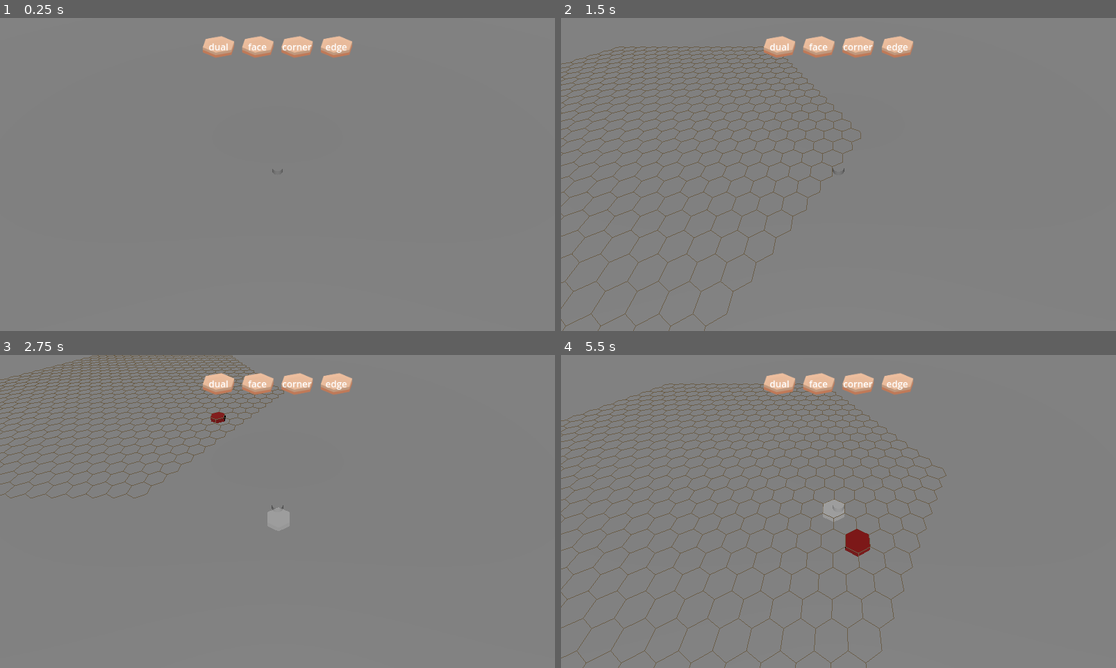
Above: before the commit, frames 1-4 (two rows, left to right).
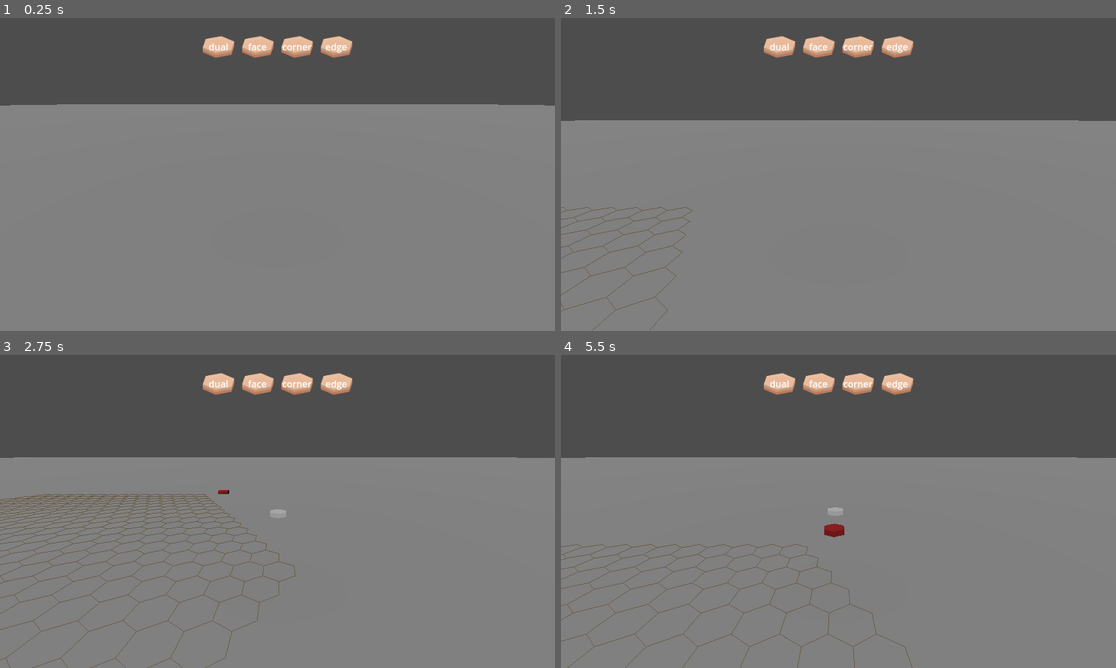
Above: after the commit, the same moments.

Repository: justfordoener/schmuck-of-schmiles
Game: Godot game, scene res://scenes/module_sandbox.tscn
Same seed, same stepped clock (60 frames per second), same inputs: the game is played once before the commit and once after it.
Inputs (mouse positions are in pixels of both pictures, inside the frame that each line leads up to):
- Up to frame 1 (0.25 s): no input
- Up to frame 2 (1.5 s): move the mouse to (960, 158) at 0.52 s; hold D (move_right) 0.53-1.25 s; tap Middle mouse button (rotate) at 0.6 s; click (777, 46) at 1.25 s
- Up to frame 3 (2.75 s): move the mouse to (166, 527) at 2.02 s; hold S (move_back) from 2.03 s (still down); click (166, 527) at 2.1 s; tap Middle mouse button (rotate) at 2.3 s
- Up to frame 4 (5.5 s): move the mouse to (894, 442) at 2.77 s; release S (move_back) at 2.78 s; hold D (move_right) 2.78-3.53 s; tap Z (mouse_wheel_down) at 2.85 s; tap Middle mouse button (rotate) every 0.75 s from 3.05 to 5.3 s; move the mouse to (810, 574) at 3.52 s; hold W (move_forward) 3.53-4.28 s; tap X (mouse_wheel_up) at 3.6 s; move the mouse to (1005, 558) at 4.27 s; hold A (move_left) from 4.28 s (still down); tap Mouse wheel up (move_down) at 4.35 s; move the mouse to (672, 464) at 5.02 s; tap Mouse wheel down (move_up) at 5.1 s

The runs differ from the first frame. In frame 1, 26% of the frame differs, in the area x 0-100%, y 0-50%; in frame 2, 34%; in frame 3, 34%; in frame 4, 35%, in the area x 0-100%, y 0-100%.

Commit message:
#111 Implement Terrain Collision in CC
Current state

Diff:
--- a/scenes/camera.tscn
+++ b/scenes/camera.tscn
@@ -2,16 +2,21 @@
 
 [ext_resource type="Script" uid="uid://bg6hpcnpykqce" path="res://scripts/player_controller/camera.gd" id="1_cvpoc"]
 
-[node name="RTSCamera" type="Node3D" node_paths=PackedStringArray("path")]
+[node name="RTSCamera" type="Node3D"]
 transform = Transform3D(1, 0, 0, 0, 0.99999994, 0, 0, 0, 0.99999994, 0, 0, 0)
 script = ExtResource("1_cvpoc")
-path = NodePath("CameraRotX/CameraZoomPivot/Camera3D")
 
-[node name="CameraRotX" type="Node3D" parent="."]
+[node name="Pivot" type="Node3D" parent="."]
+transform = Transform3D(1, 0, 0, 0, 0.9999999, 0, 0, 0, 0.9999999, 0, 0, 0)
 
-[node name="CameraZoomPivot" type="Node3D" parent="CameraRotX"]
+[node name="CameraRotX" type="Node3D" parent="Pivot"]
 
-[node name="Camera3D" type="Camera3D" parent="CameraRotX/CameraZoomPivot"]
+[node name="CameraZoomPivot" type="Node3D" parent="Pivot/CameraRotX"]
+transform = Transform3D(1, 0, 0, 0, 0.99999994, 0, 0, 0, 0.99999994, 0, 0, 0)
 
-[node name="RayCast3D" type="RayCast3D" parent="CameraRotX/CameraZoomPivot/Camera3D"]
+[node name="Camera3D" type="Camera3D" parent="Pivot/CameraRotX/CameraZoomPivot"]
+transform = Transform3D(1, 0, 0, 0, 1, 0, 0, 0, 1, 0, 8, 0)
+
+[node name="GroundRayCast" type="RayCast3D" parent="Pivot/CameraRotX/CameraZoomPivot/Camera3D"]
+transform = Transform3D(1, 0, 0, 0, 0.99999994, 0, 0, 0, 0.99999994, 0, -8, 0)
 target_position = Vector3(0, 0, -1000)
--- a/scenes/module_sandbox.tscn
+++ b/scenes/module_sandbox.tscn
@@ -103,7 +103,7 @@
 mesh = SubResource("CylinderMesh_6o6k0")
 
 [node name="CameraController" parent="." instance=ExtResource("3_6o6k0")]
-transform = Transform3D(1, 0, 0, 0, 0.819152, 0.5735764, 0, -0.5735764, 0.819152, 0, 12.55012, 15.068784)
+transform = Transform3D(1, 0, 0, 0, 0.99999994, 0, 0, 0, 0.99999994, 0, 12.55012, 15.068784)
 
 [node name="GridManager" parent="." instance=ExtResource("4_jed05")]
 camera_path = NodePath("../CameraController")
--- a/scripts/player_controller/camera.gd
+++ b/scripts/player_controller/camera.gd
@@ -10,6 +10,7 @@
 # rotation
 @export var rotate_keys_speed = 1.5
 var rotate_keys_target: float
+@export var initial_pitch := -35.0
 
 # zoom
 @export var zoom_speed = 3.0
@@ -23,22 +24,24 @@
 # mouse
 @export var mouse_sensitivity = 0.3
 
-@onready var rotation_x = $CameraRotX
-@onready var zoom_pivot = $CameraRotX/CameraZoomPivot
-@onready var camera = $CameraRotX/CameraZoomPivot/Camera3D
+@onready var rotation_x = $Pivot/CameraRotX
+@onready var zoom_pivot = $Pivot/CameraRotX/CameraZoomPivot
+@onready var camera = $Pivot/CameraRotX/CameraZoomPivot/Camera3D
 
 # rotation
-@onready var pivot_object = $"../pivot_object"
-@onready var raycast = $CameraRotX/CameraZoomPivot/Camera3D/RayCast3D
+@onready var pivot = $Pivot
+@onready var raycast = $Pivot/CameraRotX/CameraZoomPivot/Camera3D/GroundRayCast
+
 
 func _ready() -> void:
 	move_target = position
 	rotate_keys_target = rotation_degrees.y
 	zoom_target = camera.position.z
-
+	rotation_x.rotation_degrees.x = initial_pitch
 
 # Called every frame. 'delta' is the elapsed time since the previous frame.
 func _process(_delta: float) -> void:
+
 	if Input.is_action_just_pressed("rotate"):
 		Input.set_mouse_mode(Input.MOUSE_MODE_CAPTURED)
 	if Input.is_action_just_released("rotate"):
@@ -46,7 +49,7 @@
 
 	# get input directions
 	var input_direction = Input.get_vector("move_left", "move_right", "move_forward", "move_back")
-	var horizontal_basis = Basis(Vector3.UP, deg_to_rad(rotation_degrees.y))
+	var horizontal_basis = Basis(Vector3.UP, pivot.rotation.y)
 	var movement_direction = (horizontal_basis * Vector3(input_direction.x, 0, input_direction.y)).normalized()
 	var rotate_keys_direction = Input.get_axis("rotate_left", "rotate_right")
 	var zoom_direction = (int(Input.is_action_just_released("move_up")) - int(Input.is_action_just_released("move_down")))
@@ -79,22 +82,13 @@
 		floatyness
 	)
 
+
+
 	# raycast
 	raycast.force_raycast_update()
-	var raycast_hit_position: Vector3
 	if raycast.is_colliding():
-		raycast_hit_position = raycast.get_collision_point()
-	else:
-		raycast_hit_position = camera.global_transform.origin + camera.global_transform.basis.z * -zoom_target
-
-	pivot_object.global_position = raycast_hit_position
+		pivot.global_position = raycast.get_collision_point()
 
 	# pivot rotation
 	if rotate_keys_direction != 0:
-		pivot_object.rotate_y(rotate_keys_speed * rotate_keys_direction * _delta)
-
-
-	var offset = camera.global_transform.origin - pivot_object.global_transform.origin
-	offset = offset.rotated(Vector3.UP, rotate_keys_speed * rotate_keys_direction * _delta)
-	camera.global_transform.origin = pivot_object.global_transform.origin + offset
-	camera.look_at(pivot_object.global_transform.origin, Vector3.UP)
+		pivot.rotate_y(rotate_keys_speed * rotate_keys_direction * _delta)
